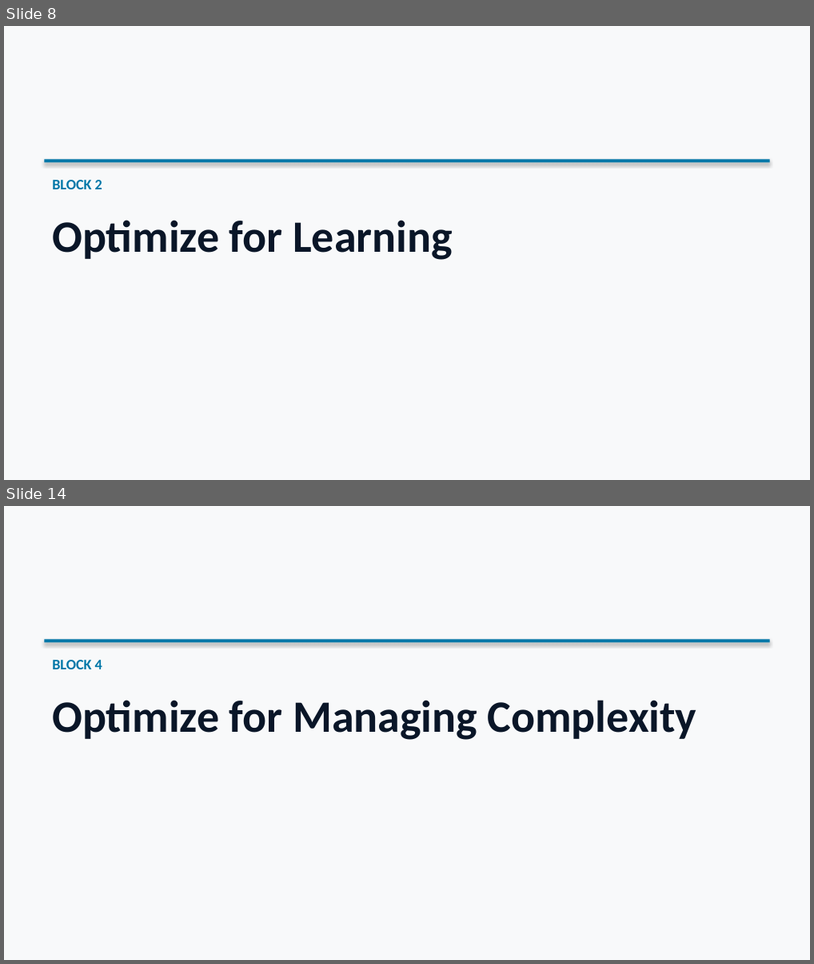
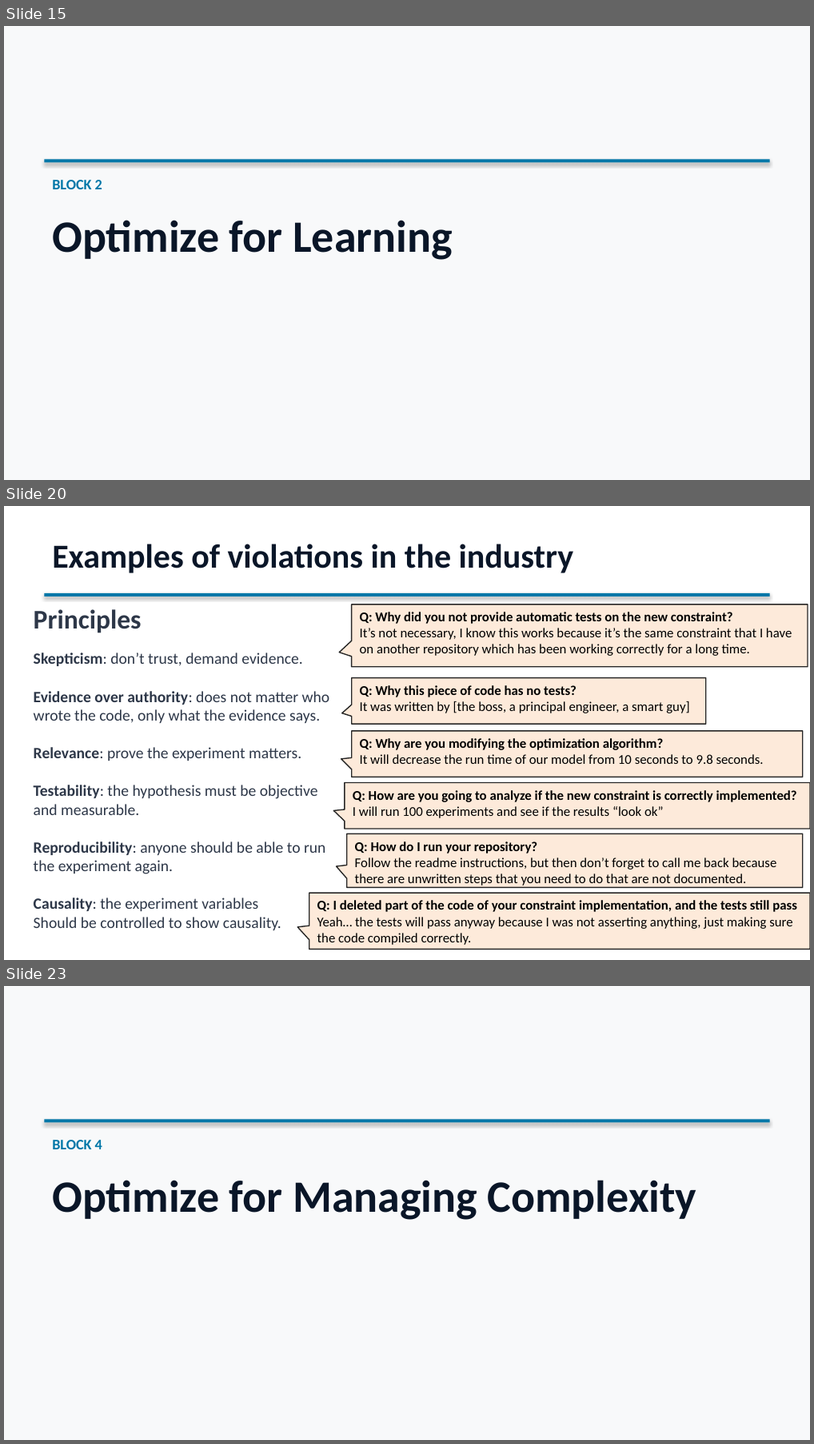
Before and after one commit to sefop/sefop-training-hub, a slide deck: workshops/2026-06-29-purdue/Purdue_Workshop.pptx. Shown one above the other, each under a label of ours: slides 8 and 14 before the commit, slides 15, 20 and 23 after it; the slides between them are not shown. The pictures are 814x964 and 814x1444 pixels, drawn with LibreOffice and Linux fonts; fonts in the diff are those of the drawing. Boxes give left, top, right and bottom in pixels: in the first picture for what was removed or moved away, otherwise in the second. Text is boxed around its words. In the diff, an @@ line names an element or a change of style, - is before the commit and + after.

```diff
--- a/workshops/2026-06-29-purdue/Purdue_Workshop.pptx
+++ b/workshops/2026-06-29-purdue/Purdue_Workshop.pptx
@@ slide 20 added at (x1=4, y1=506, x2=810, y2=960), background #FFFFFF @@
@@ text added at (x1=52, y1=544, x2=574, y2=573), 30 pt, text #0A1628, bold @@
+Examples of violations in the industry
@@ rectangle added at (x1=44, y1=593, x2=770, y2=596), fill #0077A8 @@
@@ text added at (x1=34, y1=609, x2=330, y2=930), 14 pt, text #2D3748 @@
+Principles
+Skepticism: don’t trust, demand evidence.
+Evidence over authority: does not matter who wrote the code, only what the evidence says.
+Relevance: prove the experiment matters.
+Testability: the hypothesis must be objective and measurable.
+Reproducibility: anyone should be able to run the experiment again.
+Causality: the experiment variables
+Should be controlled to show causality.
@@ speech box added at (x1=351, y1=604, x2=808, y2=667), fill #FDEADA, outline #262626 1 pt, 12 pt, text #000000 @@
+Q: Why did you not provide automatic tests on the new constraint?
+It’s not necessary, I know this works because it’s the same constraint that I have on another repository which has been working correctly for a long time.
@@ speech box added at (x1=351, y1=678, x2=706, y2=724), fill #FDEADA, outline #262626 1 pt, 12 pt, text #000000 @@
+Q: Why this piece of code has no tests?
+It was written by [the boss, a principal engineer, a smart guy]
@@ speech box added at (x1=351, y1=731, x2=803, y2=777), fill #FDEADA, outline #262626 1 pt, 12 pt, text #000000 @@
+Q: Why are you modifying the optimization algorithm?
+It will decrease the run time of our model from 10 seconds to 9.8 seconds.
@@ speech box added at (x1=344, y1=783, x2=810, y2=828), fill #FDEADA, outline #262626 1 pt, 12 pt, text #000000, bold @@
+Q: How are you going to analyze if the new constraint is correctly implemented?
+I will run 100 experiments and see if the results “look ok”
@@ speech box added at (x1=346, y1=833, x2=802, y2=888), fill #FDEADA, outline #262626 1 pt, 12 pt, text #000000 @@
+Q: How do I run your repository?
+Follow the readme instructions, but then don’t forget to call me back because there are unwritten steps that you need to do that are not documented.
@@ speech box added at (x1=310, y1=892, x2=810, y2=948), fill #FDEADA, outline #262626 1 pt, 12 pt, text #000000 @@
+Q: I deleted part of the code of your constraint implementation, and the tests still pass
+Yeah… the tests will pass anyway because I was not asserting anything, just making sure the code compiled correctly.
@@ what was slide 8 is now slide 15 @@
@@ what was slide 14 is now slide 23 @@
```
Also in this commit, not shown: 7 slides changed, 9 other slides added, 1 slide removed.
